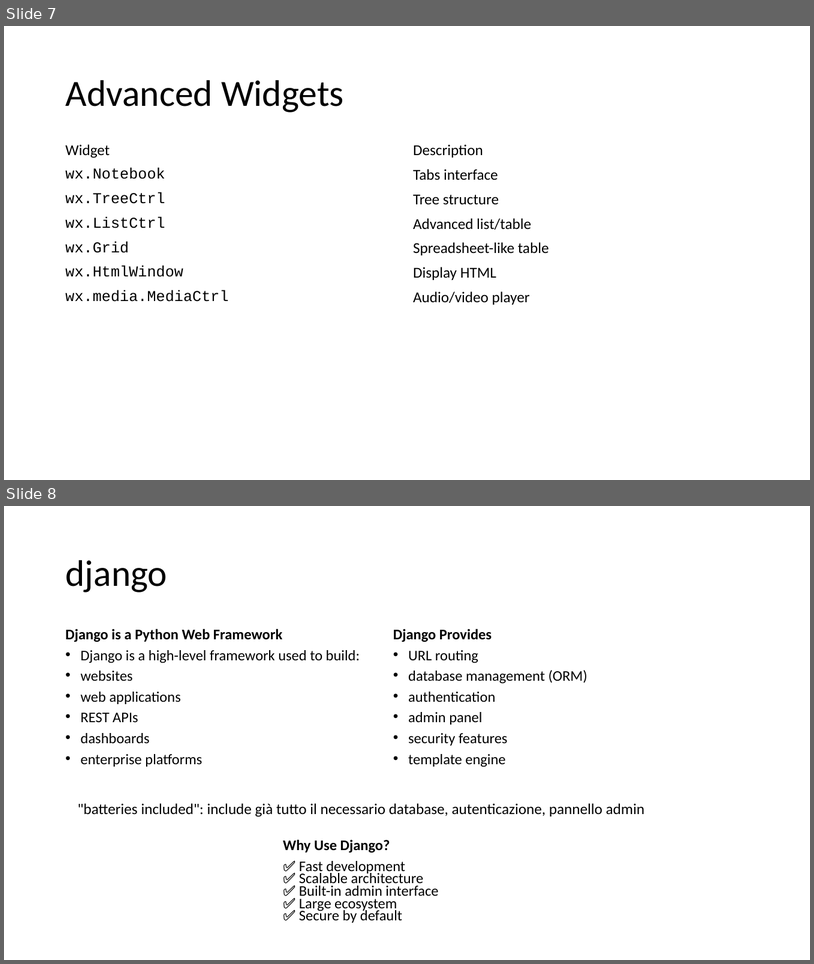
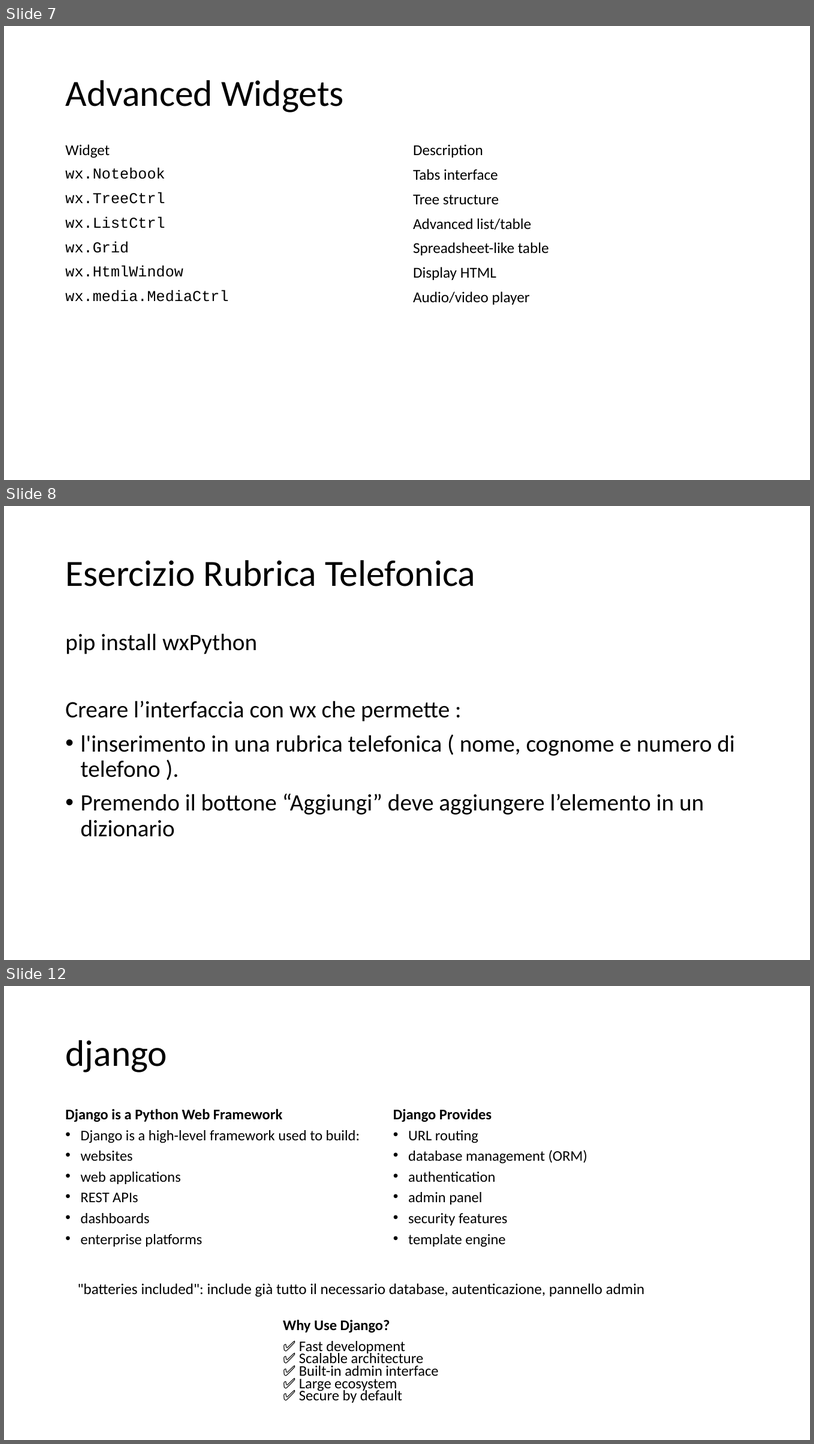
Before and after one commit to dipialx/Corso-Python, a slide deck: Lez4.pptx. Shown one above the other, each under a label of ours: slides 7 and 8 before the commit, slides 7, 8 and 12 after it; the slides between them are not shown. The pictures are 814x964 and 814x1444 pixels, drawn with LibreOffice and Linux fonts; fonts in the diff are those of the drawing. Boxes give left, top, right and bottom in pixels: in the first picture for what was removed or moved away, otherwise in the second. Text is boxed around its words. In the diff, an @@ line names an element or a change of style, - is before the commit and + after.

```diff
--- a/Lez4.pptx
+++ b/Lez4.pptx
@@ slide 8 added at (4, 506, 810, 960), background #FFFFFF @@
@@ title added at (65, 560, 476, 586), 44 pt, text #000000 @@
+Esercizio Rubrica Telefonica
@@ text added at (65, 633, 735, 837), 28 pt, text #000000 @@
+pip install wxPython
+Creare l’interfaccia con wx che permette :
+• l'inserimento in una rubrica telefonica ( nome, cognome e numero di telefono ).
+• Premendo il bottone “Aggiungi” deve aggiungere l’elemento in un dizionario
@@ what was slide 8 is now slide 12 @@
```
Also in this commit, not shown: 2 slides changed, 11 other slides added, 3 other files.
